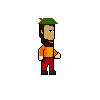
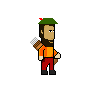
The second 100x100 image is a revision of the first. Changes to its layers:
added layer "Layer 9" over [30, 37, 58, 65]
